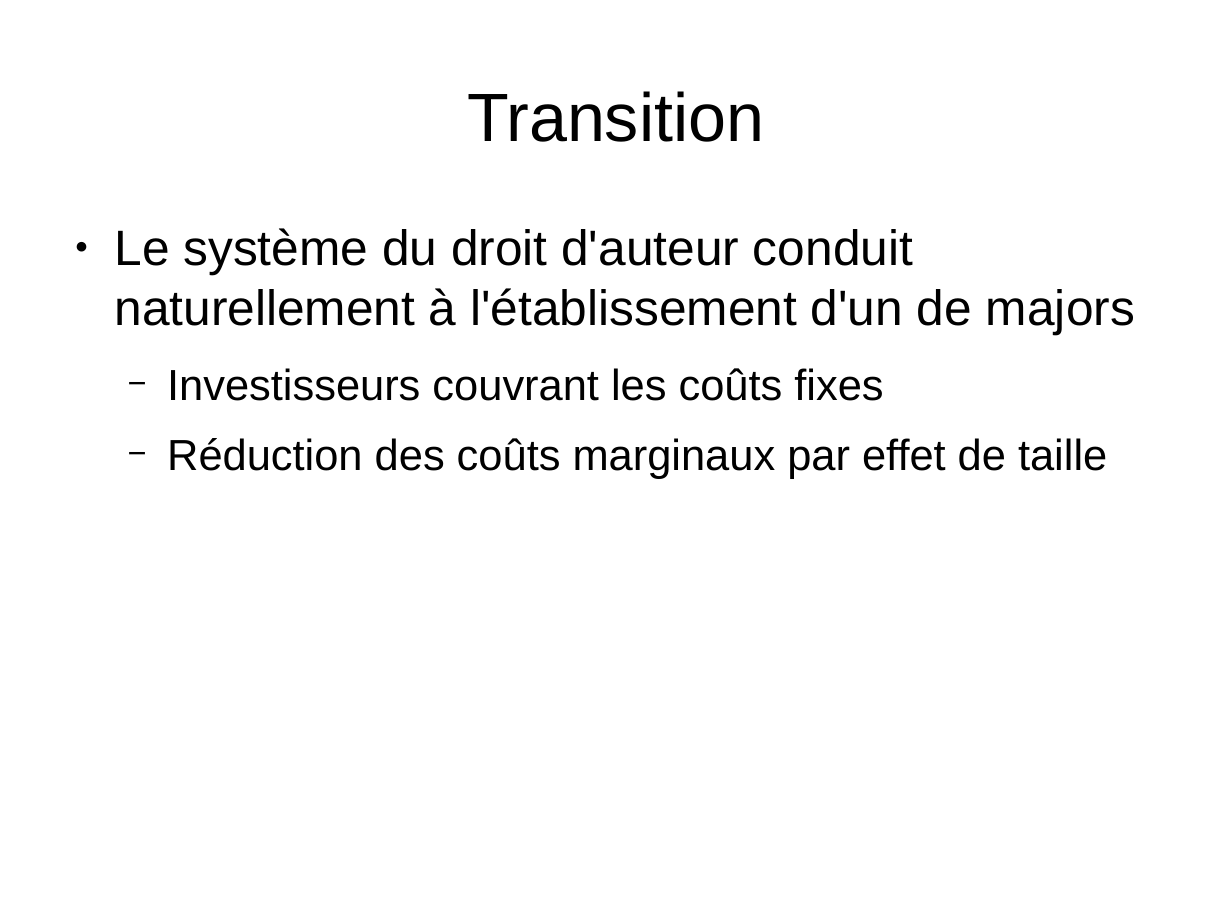
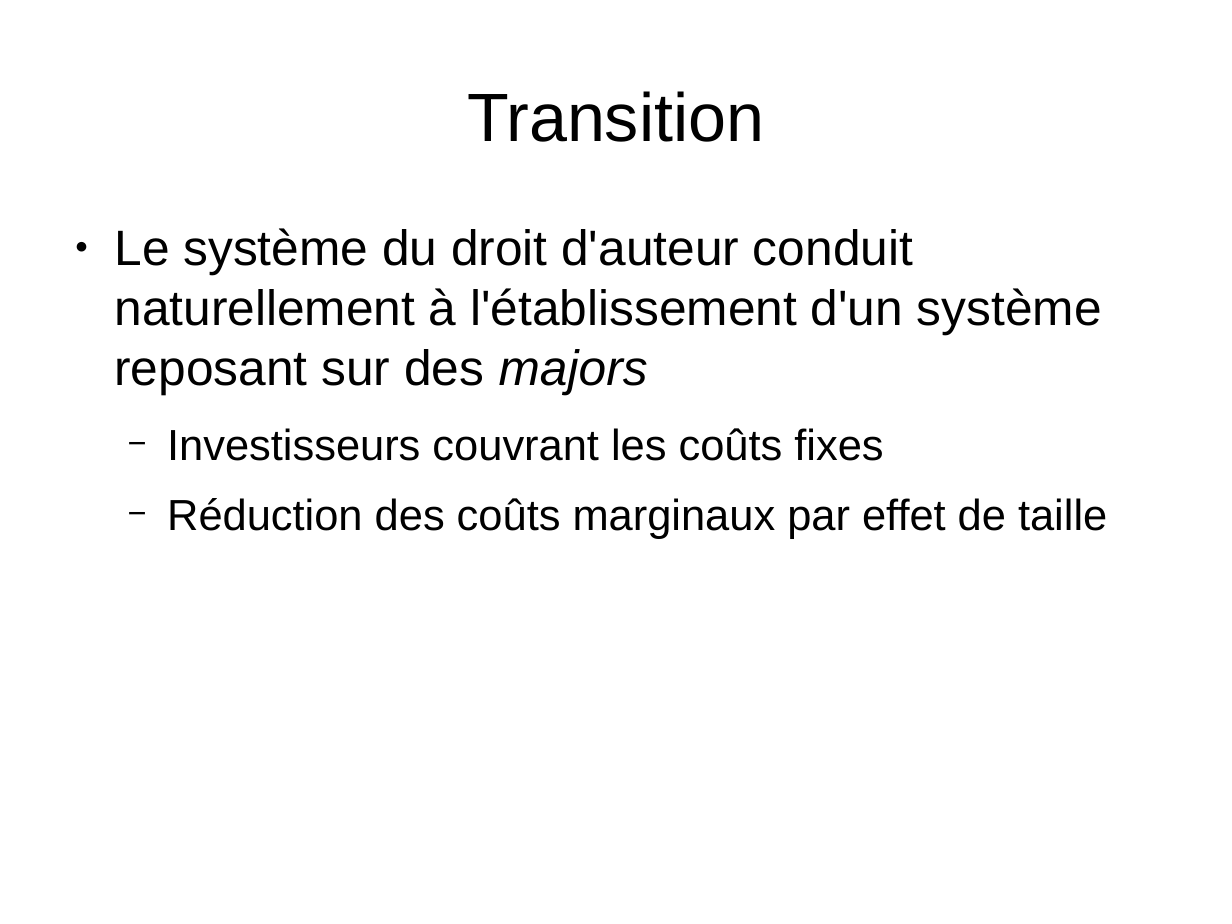
Before and after one commit to Parashp/pph-droit-auteur, a slide deck: slide 7 of soutenance.odp. Drawn at 1232x924 pixels with LibreOffice and Linux fonts; fonts in the diff are those of the drawing. Boxes give left, top, right and bottom in pixels: in the first picture for what was removed or moved away, otherwise in the second. Text is boxed around its words. In the diff, an @@ line names an element or a change of style, - is before the commit and + after.

```diff
--- a/soutenance.odp
+++ b/soutenance.odp
@@ text at <box>114,228,1102,394</box>: text changed @@
-● Le système du droit d'auteur conduit naturellement à l'établissement d'un de majors
+● Le système du droit d'auteur conduit naturellement à l'établissement d'un système reposant sur des majors
```
Also in this commit, not shown: 9 other slides changed, 4 slides added, 1 slide removed.
